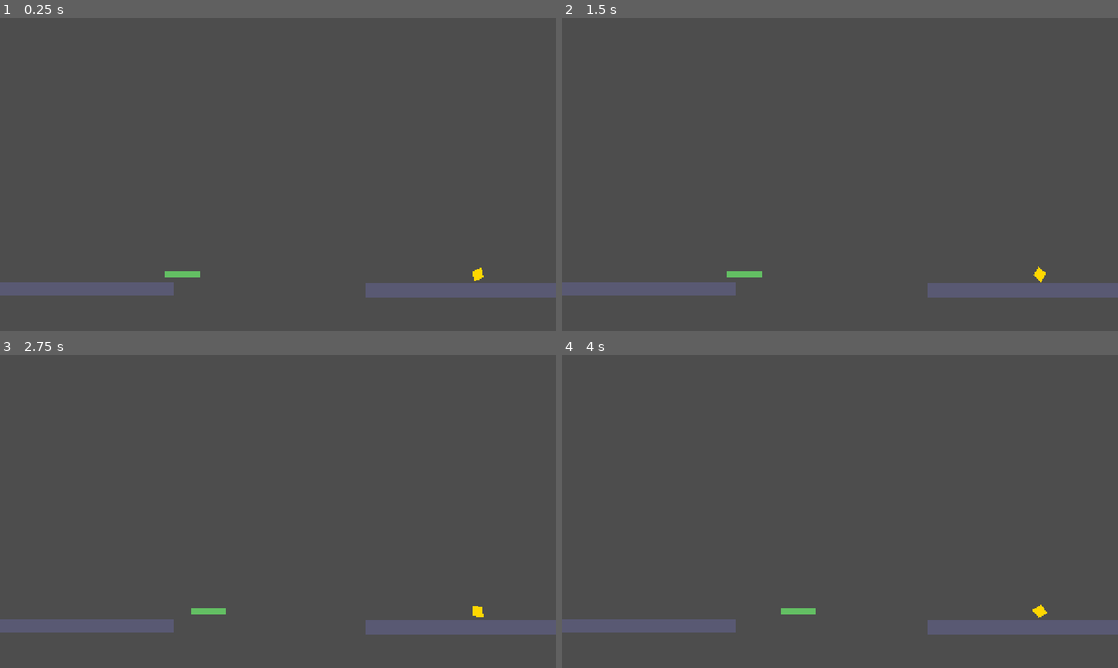
Above: before the commit, frames 1-4 (two rows, left to right).
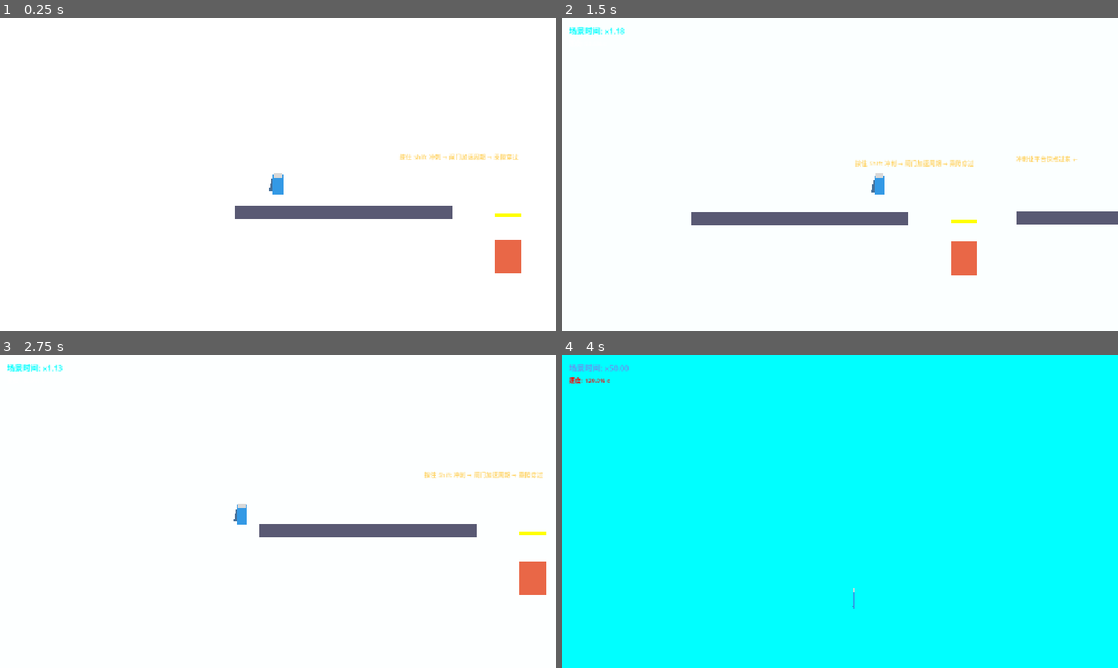
Above: after the commit, the same moments.

Repository: moss-550-w/Relativity-Puzzle
Game: Godot game, scene res://scenes/world_1_lorentz/level_1_1.tscn
The game is run twice, just before and just after one commit, with the same random seed, the same clock (stepped at 60 frames per second) and the same inputs.
Inputs:
- Up to frame 1 (0.25 s): no input
- Up to frame 2 (1.5 s): hold Shift (sprint) 0.53-1.28 s; hold D (move_right) from 0.53 s (still down); tap Space (jump) at 0.77, 0.8, 1.07, 1.35 s
- Up to frame 3 (2.75 s): tap Space (jump) at 1.52, 1.82, 2.3 s; tap Shift (sprint) at 1.55 s; release D (move_right) at 2.03 s; hold A (move_left) from 2.03 s (still down); hold Shift (sprint) from 2.03 s (still down)
- Up to frame 4 (4 s): release A (move_left) at 2.78 s; release Shift (sprint) at 2.78 s; hold D (move_right) from 2.78 s (still down); tap Shift (sprint) at 2.85 s; tap Space (jump) at 3.02, 3.32, 3.6, 3.77 s

The runs differ from the first frame. In frame 1, 100% of the frame differs, in the area x 0-100%, y 0-100%; in frame 2, 100%; in frame 3, 100%; in frame 4, 100%.
Error before the commit: Parse Error: Expected statement, found "Indent" instead. (res://scripts/autoload/audio_manager.gd:121)

Commit message:
feat: add cycled gate obstacle, fix moving platform reset, clean up code
- 新增周期性升降闸门关卡障碍物，支持相位、周期配置并受时间缩放影响
- 修复移动平台重置时未复位到初始位置的bug
- 重构音频生成代码缩进格式
- 重命名玩家脚本内速度时间耦合模块变量名，统一代码风格
- 调整level1-1关卡布局，新增提示文本、终点区域和坠落检测区
- 重构关卡重置逻辑，统一管理所有可重置节点

Diff:
--- a/scenes/world_1_lorentz/level_1_1.gd
+++ b/scenes/world_1_lorentz/level_1_1.gd
@@ -1,39 +1,40 @@
 extends Node2D
-## M1-1 关卡控制器
-## 教学谜题：玩家 sprint 提速 → 场景时间加速 → 移动平台快进到合适位置
-## 加载 Player、HUD、TimeWarpOverlay、坠崖 KillZone
+## M1-1 关卡控制器 — "三重时间考验"
+##
+## Zone 0: 起点 — 玩家自由行走，感受正常时间流速
+## Zone 1: 闸门 — 冲刺 → 闸门周期加速 → 乘隙穿过（教学核心）
+## Zone 2: 移动平台 — 冲刺 → 平台加速靠岸（强化理解）
+## Zone 3: 终点碎片
 
 const _Player = preload("res://scripts/player/player.gd")
 
-## 玩家出生点
-const PLAYER_SPAWN := Vector2(100, 500)
-## 坠落线（低于此 y 坐标视为坠崖）
-const FALL_THRESHOLD_Y: float = 750.0
+const PLAYER_SPAWN := Vector2(100, 520)
+const FALL_Y: float = 800.0
+const LEVEL_WIDTH: float = 2800.0
 
 var _player: Node2D = null
-var _platform: AnimatableBody2D = null
-var _platform_start: Vector2 = Vector2.ZERO
+var _resettables: Array[Node] = []
 var _level_done: bool = false
 
 
 func _ready() -> void:
 	_spawn_player()
 	_spawn_hud()
+	_spawn_hints()
 	_spawn_overlay()
 	_spawn_killzone()
-	# 缓存移动平台初始位置
-	_platform = get_node_or_null("MovingPlatform") as AnimatableBody2D
-	if _platform:
-		_platform_start = _platform.global_position
-	# 监听信号
+	_cache_resettables()
 	GameState.puzzle_reset.connect(_on_puzzle_reset)
 	GameState.level_completed.connect(_on_level_completed)
 
 
+# ============================================================
+# 生成
+# ============================================================
+
 func _spawn_player() -> void:
 	var scene: PackedScene = load("res://scenes/player.tscn")
 	if not scene:
-		push_error("无法加载 player.tscn")
 		return
 	_player = scene.instantiate()
 	_player.global_position = PLAYER_SPAWN
@@ -43,9 +44,7 @@
 func _spawn_hud() -> void:
 	var script: Script = load("res://scripts/ui/relative_clock.gd")
 	if not script:
-		push_error("无法加载 relative_clock.gd")
 		return
-
 	var hud := CanvasLayer.new()
 	hud.name = "HUD"
 	hud.layer = 10
@@ -70,7 +69,6 @@
 	speed_label.text = "速度: 0.0% c"
 	speed_label.add_theme_font_size_override("font_size", 14)
 	vbox.add_child(speed_label)
-
 	hud.add_child(vbox)
 
 	var toast := Label.new()
@@ -92,71 +90,76 @@
 	toast_timer.one_shot = true
 	toast_timer.wait_time = 3.0
 	hud.add_child(toast_timer)
-
 	if not toast_timer.timeout.is_connected(hud._on_toast_timer_timeout):
 		toast_timer.timeout.connect(hud._on_toast_timer_timeout)
-
 	add_child(hud)
 
 
 func _spawn_overlay() -> void:
-	var overlay_script: Script = load("res://scripts/ui/time_warp_overlay.gd")
-	if not overlay_script:
-		push_error("无法加载 time_warp_overlay.gd")
-		return
-	var overlay := CanvasLayer.new()
-	overlay.set_script(overlay_script)
-	overlay.layer = -1
-	add_child(overlay)
+	var s: Script = load("res://scripts/ui/time_warp_overlay.gd")
+	if s:
+		var o := CanvasLayer.new()
+		o.set_script(s)
+		o.layer = -1
+		add_child(o)
 
 
-## 坠崖检测区 — 平台下方宽大 Area2D，玩家进入即重置
 func _spawn_killzone() -> void:
-	var killzone := Area2D.new()
-	killzone.name = "KillZone"
-	killzone.collision_layer = 1
-	killzone.collision_mask = 2
-	killzone.position = Vector2(640, FALL_THRESHOLD_Y)
-
+	var kz := Area2D.new()
+	kz.name = "KillZone"
+	kz.collision_layer = 1
+	kz.collision_mask = 2
+	kz.position = Vector2(LEVEL_WIDTH / 2.0, FALL_Y)
 	var shape := CollisionShape2D.new()
 	var rect := RectangleShape2D.new()
-	rect.size = Vector2(2000, 200)
+	rect.size = Vector2(LEVEL_WIDTH, 200)
 	shape.shape = rect
-	killzone.add_child(shape)
-
-	killzone.body_entered.connect(_on_fall)
-
-	add_child(killzone)
+	kz.add_child(shape)
+	kz.body_entered.connect(_on_fall)
+	add_child(kz)
 
 
+
+func _spawn_hints() -> void:
+	_create_hint("按住 Shift 冲刺 → 闸门加速周期 → 乘隙穿过", Vector2(380, 480))
+	_create_hint("冲刺让平台快点过来 ←", Vector2(750, 470))
+
+func _create_hint(text: String, pos: Vector2) -> void:
+	var label := Label.new()
+	label.text = text
+	label.position = pos
+	label.add_theme_font_size_override("font_size", 14)
+	label.add_theme_color_override("font_color", Color(1, 0.8, 0.3, 0.8))
+	add_child(label)
+func _cache_resettables() -> void:
+	for child in get_children():
+		if child is Node and child.has_method("reset_state"):
+			_resettables.append(child as Node)
+
 # ============================================================
-# 信号回调
+# 信号
 # ============================================================
 
 func _on_fall(body: Node2D) -> void:
 	if _level_done:
 		return
 	if body == _player:
-		_reset_level_positions()
+		_reset_level()
 
 
 func _on_puzzle_reset() -> void:
-	_reset_level_positions()
+	_reset_level()
 
 
-func _on_level_completed(_level_name: String) -> void:
+func _on_level_completed(_name: String) -> void:
 	if _level_done:
 		return
 	_level_done = true
-
-	# 冻结玩家
 	if _player and _player.has_method("set_frozen"):
 		_player.set_frozen(true)
 
-	# 通关提示
 	var msg := Label.new()
-	msg.name = "CompleteMsg"
-	msg.text = "[ 关卡完成: 时间膨胀 ]\n你已理解速度如何弯曲时间"
+	msg.text = "[ 关卡完成: 时间膨胀 ]\n冲刺即时间，静止即永恒"
 	msg.horizontal_alignment = HORIZONTAL_ALIGNMENT_CENTER
 	msg.vertical_alignment = VERTICAL_ALIGNMENT_CENTER
 	msg.add_theme_font_size_override("font_size", 36)
@@ -164,7 +167,6 @@
 	msg.set_anchors_and_offsets_preset(Control.PRESET_FULL_RECT)
 
 	var layer := CanvasLayer.new()
-	layer.name = "CompleteLayer"
 	layer.layer = 100
 	layer.add_child(msg)
 	add_child(layer)
@@ -174,12 +176,11 @@
 # 重置
 # ============================================================
 
-func _reset_level_positions() -> void:
+func _reset_level() -> void:
 	TimeManager.reset()
 	if _player:
 		_player.velocity = Vector2.ZERO
 		_player.global_position = PLAYER_SPAWN
-	if _platform:
-		_platform.global_position = _platform_start
-		if _platform.has_method("reset_state"):
-			_platform.reset_state()
+	for node in _resettables:
+		if node.has_method("reset_state"):
+			node.reset_state()
--- a/scenes/world_1_lorentz/level_1_1.tscn
+++ b/scenes/world_1_lorentz/level_1_1.tscn
@@ -3,63 +3,93 @@
 [ext_resource type="Script" uid="uid://cb2caqrt4bm4k" path="res://scenes/world_1_lorentz/level_1_1.gd" id="1_ctrl"]
 [ext_resource type="Script" uid="uid://bqt354hdla5d3" path="res://scripts/objects/moving_platform.gd" id="2_mp"]
 [ext_resource type="Script" uid="uid://bwpn761fruv7p" path="res://scripts/objects/time_fragment.gd" id="3_tf"]
+[ext_resource type="Script" uid="uid://78n3uhderot3" path="res://scripts/objects/cycled_gate.gd" id="4_gate"]
 
-[sub_resource type="RectangleShape2D" id="RectFloor_L"]
-size = Vector2(400, 32)
+[sub_resource type="RectangleShape2D" id="RectFloor_Spawn"]
+size = Vector2(500, 32)
 
-[sub_resource type="RectangleShape2D" id="RectFloor_R"]
-size = Vector2(440, 32)
+[sub_resource type="RectangleShape2D" id="RectFloor_Mid"]
+size = Vector2(350, 32)
 
 [sub_resource type="RectangleShape2D" id="RectMP"]
 size = Vector2(80, 16)
 
-[node name="Level1_1" type="Node2D" unique_id=1342637158]
+[sub_resource type="RectangleShape2D" id="RectFloor_End"]
+size = Vector2(600, 32)
+
+[node name="Level1_1" type="Node2D" unique_id=1547285248]
 script = ExtResource("1_ctrl")
 
-[node name="FloorLeft" type="StaticBody2D" parent="." unique_id=2048935432]
-position = Vector2(200, 620)
+[node name="FloorSpawn" type="StaticBody2D" parent="." unique_id=1820252636]
+position = Vector2(250, 620)
 collision_mask = 0
 
-[node name="CollisionShape2D" type="CollisionShape2D" parent="FloorLeft" unique_id=131886528]
-shape = SubResource("RectFloor_L")
+[node name="CollisionShape2D" type="CollisionShape2D" parent="FloorSpawn" unique_id=1636267172]
+shape = SubResource("RectFloor_Spawn")
 
-[node name="Visual" type="ColorRect" parent="FloorLeft" unique_id=2003072638]
-offset_left = -201.0
-offset_top = -13.0
-offset_right = 199.0
-offset_bottom = 19.0
+[node name="Visual" type="ColorRect" parent="FloorSpawn" unique_id=447380605]
+offset_left = -249.0
+offset_top = -17.0
+offset_right = 251.0
+offset_bottom = 15.0
 color = Color(0.35, 0.35, 0.45, 1)
 
-[node name="FloorRight" type="StaticBody2D" parent="." unique_id=528070584]
-position = Vector2(1060, 620)
+[node name="Gate" type="Node2D" parent="." unique_id=708974831]
+position = Vector2(630, 621)
+script = ExtResource("4_gate")
+travel_range = 220.0
+cycle_duration = 8.0
+initial_phase = 0.15
+gate_width = 60.0
+
+[node name="VisibleOnScreenNotifier2D" type="VisibleOnScreenNotifier2D" parent="Gate" unique_id=173613746]
+rect = Rect2(-30, -31, 53, 71)
+
+[node name="FloorMid" type="StaticBody2D" parent="." unique_id=256112148]
+position = Vector2(925, 620)
 collision_mask = 0
 
-[node name="CollisionShape2D" type="CollisionShape2D" parent="FloorRight" unique_id=199779855]
-shape = SubResource("RectFloor_R")
+[node name="CollisionShape2D" type="CollisionShape2D" parent="FloorMid" unique_id=383084095]
+shape = SubResource("RectFloor_Mid")
 
-[node name="Visual" type="ColorRect" parent="FloorRight" unique_id=169105964]
-offset_left = -217.0
-offset_top = -9.0
-offset_right = 223.0
-offset_bottom = 23.0
+[node name="Visual" type="ColorRect" parent="FloorMid" unique_id=1601049227]
+offset_left = -172.0
+offset_top = -19.0
+offset_right = 178.0
+offset_bottom = 13.0
 color = Color(0.35, 0.35, 0.45, 1)
 
-[node name="MovingPlatform" type="AnimatableBody2D" parent="." unique_id=1774343864]
-position = Vector2(420, 590)
+[node name="MovingPlatform" type="AnimatableBody2D" parent="." unique_id=229552861]
+position = Vector2(1100, 590)
 collision_layer = 4
 collision_mask = 0
 script = ExtResource("2_mp")
-travel_offset = Vector2(400, 0)
-cycle_duration = 8.0
-pause_time = 1.5
+travel_offset = Vector2(500, 0)
+cycle_duration = 12.0
+pause_time = 2.0
+start_forward = false
 
-[node name="CollisionShape2D" type="CollisionShape2D" parent="MovingPlatform" unique_id=1345987367]
+[node name="CollisionShape2D" type="CollisionShape2D" parent="MovingPlatform" unique_id=2126585292]
 shape = SubResource("RectMP")
 
-[node name="TimeFragment" type="Area2D" parent="." unique_id=329819988]
-position = Vector2(1100, 590)
+[node name="FloorEnd" type="StaticBody2D" parent="." unique_id=1506039519]
+position = Vector2(1900, 620)
+collision_mask = 0
+
+[node name="CollisionShape2D" type="CollisionShape2D" parent="FloorEnd" unique_id=128877706]
+shape = SubResource("RectFloor_End")
+
+[node name="Visual" type="ColorRect" parent="FloorEnd" unique_id=1420615805]
+offset_left = -304.0
+offset_top = -15.0
+offset_right = 296.0
+offset_bottom = 17.0
+color = Color(0.35, 0.45, 0.35, 1)
+
+[node name="TimeFragment" type="Area2D" parent="." unique_id=2050059521]
+position = Vector2(2050, 590)
 collision_mask = 2
 script = ExtResource("3_tf")
 
-[node name="CollisionShape2D" type="CollisionShape2D" parent="TimeFragment" unique_id=1174865148]
+[node name="CollisionShape2D" type="CollisionShape2D" parent="TimeFragment" unique_id=34757293]
 shape = SubResource("RectMP")
--- a/scripts/autoload/audio_manager.gd
+++ b/scripts/autoload/audio_manager.gd
@@ -118,11 +118,11 @@
 			var t: float = float(sfx["frame"]) / SAMPLE_RATE
 			var duration: float = float(sfx["total"]) / SAMPLE_RATE
 			var env := _sfx_envelope(t, duration, sfx.get("attack", 0.05), sfx.get("release", 0.1))
-				var freq: float = 0.0
-				if sfx["freq_func"] is Callable:
-					freq = sfx["freq_func"].call(t)
-				else:
-					freq = sfx["freq"]
+			var freq: float = 0.0
+			if sfx["freq_func"] is Callable:
+				freq = sfx["freq_func"].call(t)
+			else:
+				freq = sfx["freq"]
 			var sfx_phase_val: float = sfx["phase"]
 			sample += sin(sfx_phase_val * TAU) * env * sfx["amp"]
 			sfx["phase"] = fmod(sfx_phase_val + freq / SAMPLE_RATE, 1.0)
--- /dev/null
+++ b/scripts/objects/cycled_gate.gd
@@ -0,0 +1,79 @@
+extends Node2D
+## 周期性升降闸门 — 受 scene_time_scale 影响
+## 冲刺加速 → 闸门快速升降 → 玩家可把握时机穿过
+
+
+@export_category("Motion")
+## 闸门升降范围（相对起始位置）
+@export var travel_range: float = 200.0
+## 一个完整升降周期时间（基准流速下秒数）
+@export var cycle_duration: float = 6.0
+## 初始相位 [0,1]（0=升起/关闭, 0.5=降下/打开）
+@export var initial_phase: float = 0.0
+## 闸门宽度
+@export var gate_width: float = 80.0
+
+@export_category("Visual")
+@export var gate_color: Color = Color(0.9, 0.3, 0.15, 0.85)
+
+
+var _start_y: float
+var _elapsed: float
+var _body: ColorRect = null
+var _area: Area2D = null
+
+
+func _ready() -> void:
+	_start_y = global_position.y
+	_elapsed = initial_phase * cycle_duration
+
+	# 视觉
+	_body = ColorRect.new()
+	_body.name = "Visual"
+	_body.size = Vector2(gate_width, travel_range * 0.35)
+	_body.color = gate_color
+	_body.position = Vector2(-gate_width / 2.0, -travel_range * 0.35 / 2.0)
+	add_child(_body)
+
+	# 碰撞体
+	var collision := CollisionShape2D.new()
+	var rect := RectangleShape2D.new()
+	rect.size = Vector2(gate_width, travel_range * 0.35)
+	collision.shape = rect
+	collision.position = Vector2(0, -travel_range * 0.35 / 2.0)
+
+	_area = Area2D.new()
+	_area.name = "GateBlocker"
+	_area.collision_layer = 4
+	_area.collision_mask = 0
+	_area.add_child(collision)
+	add_child(_area)
+
+	# 装饰性警示条纹
+	var stripe := ColorRect.new()
+	stripe.name = "Stripe"
+	stripe.size = Vector2(gate_width, 8)
+	stripe.color = Color.YELLOW
+	stripe.position = Vector2(-gate_width / 2.0, 0)
+	add_child(stripe)
+
+
+func _physics_process(delta: float) -> void:
+	var eff_delta := TimeManager.scaled_delta(delta)
+	_elapsed = fmod(_elapsed + eff_delta, cycle_duration)
+
+	var phase := _elapsed / cycle_duration
+	# 用正弦波模拟升降：phase 0=升起(顶), 0.5=降下(底)
+	var offset := sin(phase * TAU) * travel_range * 0.5
+	_body.position.y = -travel_range * 0.35 / 2.0 + offset
+	_area.position.y = offset
+
+	# 根据闸门位置决定是否阻挡（顶部时阻挡，底部时可通过）
+	# area 在 y 偏移 < -30 时挡住玩家（闸门升起）
+	var blocking := offset < -30.0
+	_area.set_deferred("monitoring", blocking)
+	_area.set_deferred("monitorable", blocking)
+
+
+func reset_state() -> void:
+	_elapsed = initial_phase * cycle_duration
--- a/scripts/objects/moving_platform.gd
+++ b/scripts/objects/moving_platform.gd
@@ -77,6 +77,7 @@
 
 ## 重置到初始状态（谜题重置 / 坠崖时调用）
 func reset_state() -> void:
+	global_position = _start_position
 	_elapsed = 0.0
 	_going_forward = start_forward
 	_pausing = true
--- a/scripts/player/player.gd
+++ b/scripts/player/player.gd
@@ -1,10 +1,9 @@
-class_name Player
 extends CharacterBody2D
 ## Player — 时空观测员
 ## 铁律：输入处理在 _process（实时），物理计算在 _physics_process
 ## sprint 加速 → scene_time_scale ↑ → 场景物体加速
 
-const SpeedTimeCoupling = preload("res://scripts/mechanics/speed_time_coupling.gd")
+const _STC = preload("res://scripts/mechanics/speed_time_coupling.gd")
 
 
 # ============================================================
@@ -99,7 +98,7 @@
 		# 加速
 		velocity.x = move_toward(velocity.x, target_vx, acceleration * delta)
 		# 检查光速红线
-		if SpeedTimeCoupling.is_over_redline(absf(velocity.x)):
+		if _STC.is_over_redline(absf(velocity.x)):
 			_bounce_from_redline()
 	else:
 		velocity.x = move_toward(velocity.x, 0.0, friction * delta)
@@ -107,7 +106,7 @@
 	# 跳跃（实时输入）
 	if Input.is_action_just_pressed("jump") and is_on_floor():
 		velocity.y = jump_velocity
-			AudioManager.play_sfx("jump")
+		AudioManager.play_sfx("jump")
 
 	move_and_slide()
 
@@ -115,7 +114,7 @@
 ## 光速红线弹回
 func _bounce_from_redline() -> void:
 	# 弹回方向与速度
-	velocity.x = -signf(velocity.x) * SpeedTimeCoupling.SPEED_REDLINE * 0.7
+	velocity.x = -signf(velocity.x) * _STC.SPEED_REDLINE * 0.7
 	# 触发红移信号（M1-2机制就位，视觉效果由Shader层响应）
 	redline_bounced.emit()
 	AudioManager.play_sfx("redline_bounce")
Not shown, added: scripts/objects/cycled_gate.gd.uid
